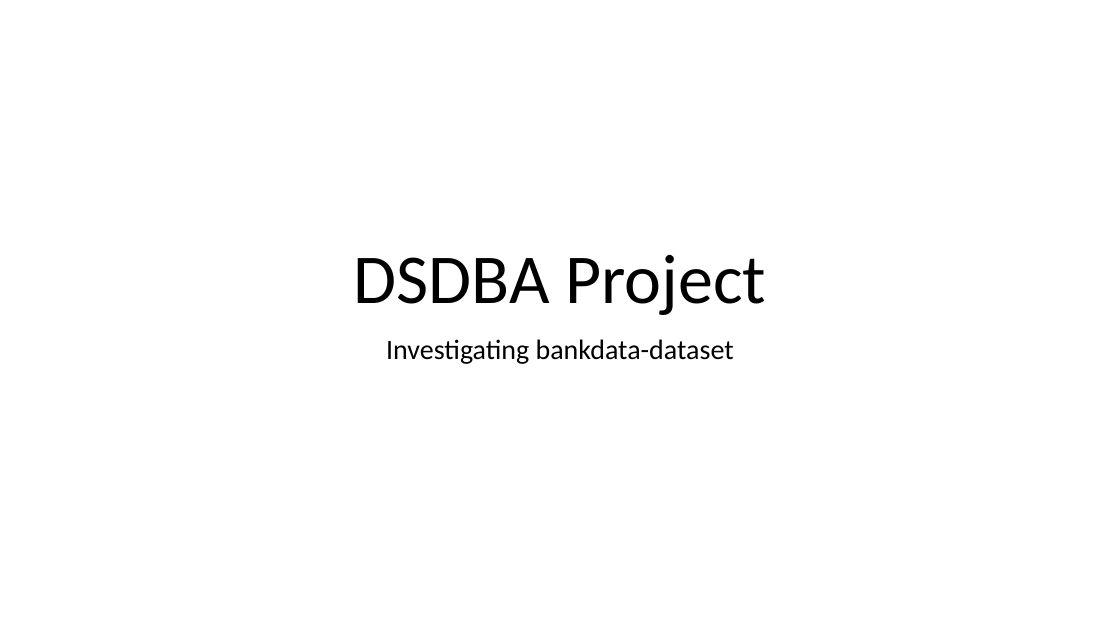
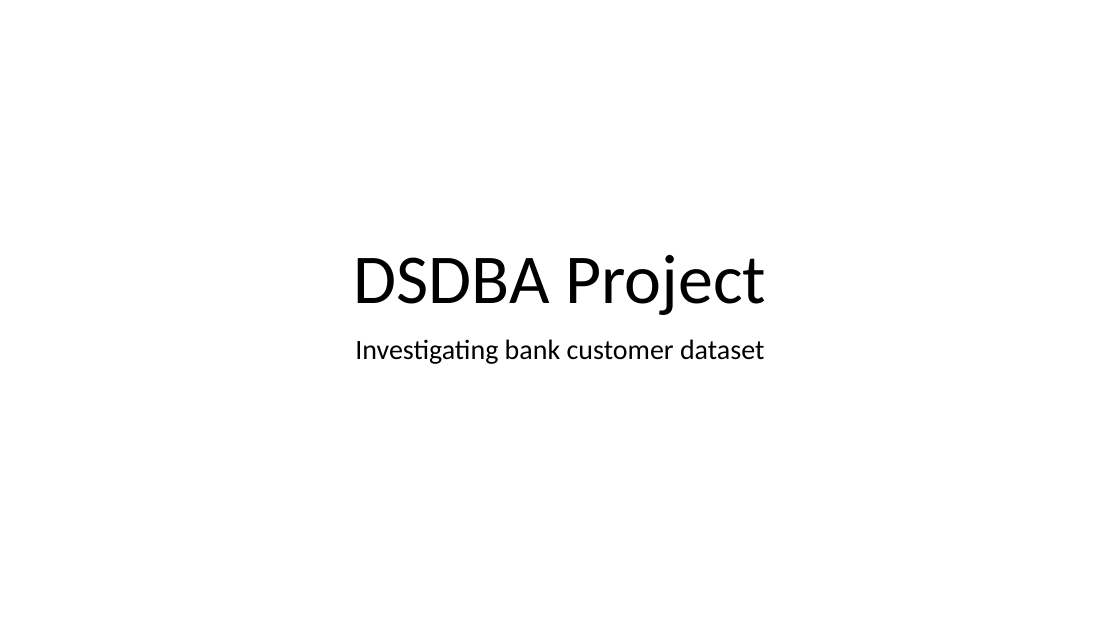
Before and after one commit to arttusa/dsdba_project, a slide deck: slide 1 of DSDBA Project.pptx. Drawn at 1120x630 pixels with LibreOffice and Linux fonts; fonts in the diff are those of the drawing. Boxes give left, top, right and bottom in pixels: in the first picture for what was removed or moved away, otherwise in the second. Text is boxed around its words. In the diff, an @@ line names an element or a change of style, - is before the commit and + after.

```diff
--- a/DSDBA Project.pptx
+++ b/DSDBA Project.pptx
@@ subtitle at (x1=355, y1=339, x2=764, y2=364): text changed @@
-Investigating bankdata-dataset
+Investigating bank customer dataset
```
Also in this commit, not shown: 5 other slides changed, 3 slides added, 2 slides removed.
